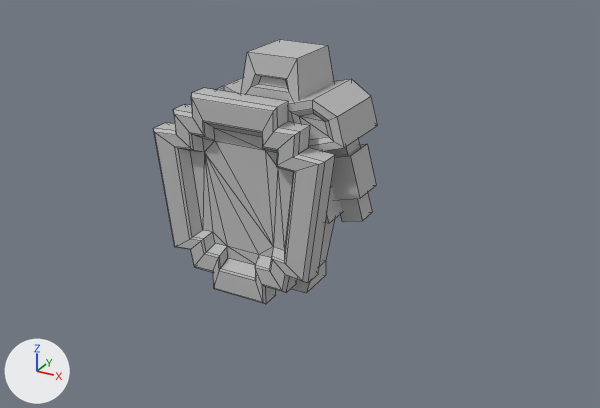
The FBX model TMC/Assets/Models/Defender_MESH.fbx, before and after one commit.
Camera for both pictures: a 50 mm lens placed at (0.1321, -0.2057, 0.1071), pointed at (0.0392, -0.0367, 0.0227). Every picture has the same lights, and +X, +Y and +Z are marked at lower left. Mesh edges are drawn as thin lines. Where no turn or scale is listed for an object, it has been applied to the vertices.

Names of what the first picture shows: 'Defender_MESH'.
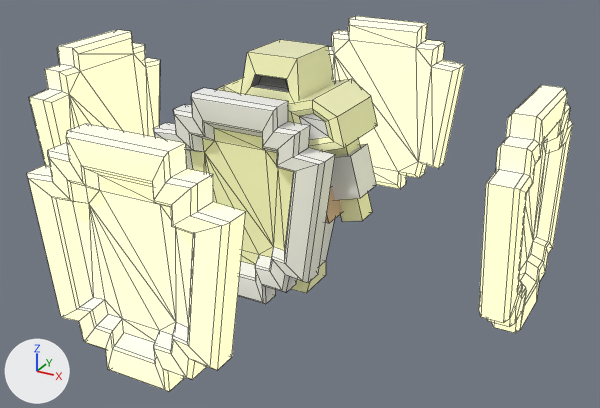
The newer file is also turned or shifted as a whole; pictures and numbers use the older file's frame.

Pixel boxes (x1, y1, x2, y2) of what changed, in the pictures (600 x 408 px):
'Defender_Skill_MESH', added: after (27, 16, 573, 391)
part 1 of me_mesh, recoloured: (251, 74, 289, 92) in both
part 2 of me_mesh, recoloured (grey to beige): (190, 39, 378, 293) in both
part 3 of me_mesh, recoloured (grey to white): (153, 88, 376, 304) in both
part 4 of me_mesh, recoloured: (327, 186, 342, 223) in both

What changed in the scene script:
```text
Add mat_warriorhighlights:
    mat_warriorhighlights = principled_material('WarriorHighlights')
    mat_warriorhighlights.base_color = (0.855, 0.855, 0.843)  # white #eeeeed
    mat_warriorhighlights.roughness = 0.853
Add mat_black:
    mat_black = principled_material('Black')
    mat_black.base_color = (0.122, 0.122, 0.122)  # dark grey #626262
    mat_black.roughness = 0.749
Add mat_default_material:
    mat_default_material = principled_material('Default_Material')
    mat_default_material.base_color = (0.5, 0.5, 0.5)  # grey #bcbcbc
Add mat_wood:
    mat_wood = principled_material('Wood')
    mat_wood.base_color = (0.608, 0.415, 0.274)  # beige #cdac8f
    mat_wood.roughness = 0.0
Add mat_defendercolor:
    mat_defendercolor = principled_material('DefenderColor')
    mat_defendercolor.base_color = (0.996, 1.0, 0.58)  # beige #ffffc8
    mat_defendercolor.roughness = 0.0
Add mat_defender_shield_color:
    mat_defender_shield_color = principled_material('Defender_Shield_Color')
    mat_defender_shield_color.base_color = (0.749, 0.753, 0.435)  # beige #e0e1b0
    mat_defender_shield_color.roughness = 0.749
    mat_defender_shield_color.emission_color = (0.749, 0.753, 0.435)  # beige #e0e1b0
    mat_defender_shield_color.emission_strength = 1.0
Change me_mesh:
    where me_mesh.from_pydata(...)  # 292 vertices, 290 faces; spans x -0.0292..0.0221, y -0.0172..0.0113, z 0.0..0.0615
    used by ob_defender_mesh; location = (0.035, -0.035, 0.0)
    me_mesh part 1: all 5 faces centred in x -0.0042..0.0042, y -0.0079..-0.0071, z 0.0539..0.0563 switch from mat_blinn1 (grey #bcbcbc) to mat_black (dark grey #626262)
    me_mesh part 2: 99 of the faces centred in x -0.0189..0.0212, y -0.0142..0.0111, z 0.0022..0.0615 switch from mat_blinn1 (grey #bcbcbc) to mat_defendercolor (beige #ffffc8)
    me_mesh part 3: 170 of the faces centred in x -0.0271..0.0207, y -0.0172..0.0096, z 0.0005..0.0523 switch from mat_blinn1 (grey #bcbcbc) to mat_warriorhighlights (white #eeeeed)
    me_mesh part 4: 1 of the faces centred in x 0.0156, y 0.0, z 0.027 switch from mat_blinn1 (grey #bcbcbc) to mat_wood (beige #cdac8f)
    add me_mesh.materials.append(mat_default_material)  # grey #bcbcbc
Add me_mesh_001:
    me_mesh_001.from_pydata(...)  # 560 vertices, 624 faces; spans x -0.0634..0.0634, y -0.0634..0.0634, z -0.0259..0.0259
    me_mesh_001.materials.append(mat_defender_shield_color)  # beige #e0e1b0
Add ob_defender_skill_mesh:
    ob_defender_skill_mesh = bpy.data.objects.new('Defender_Skill_MESH', me_mesh_001)
    ob_defender_skill_mesh.location = (0.035, -0.035, 0.0316)
```
